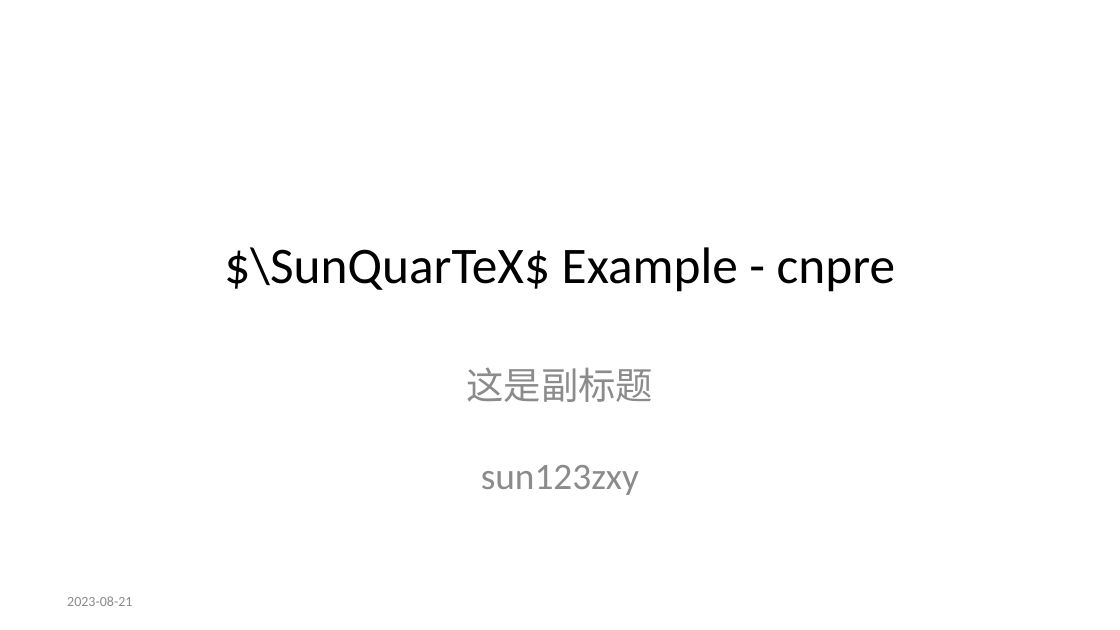
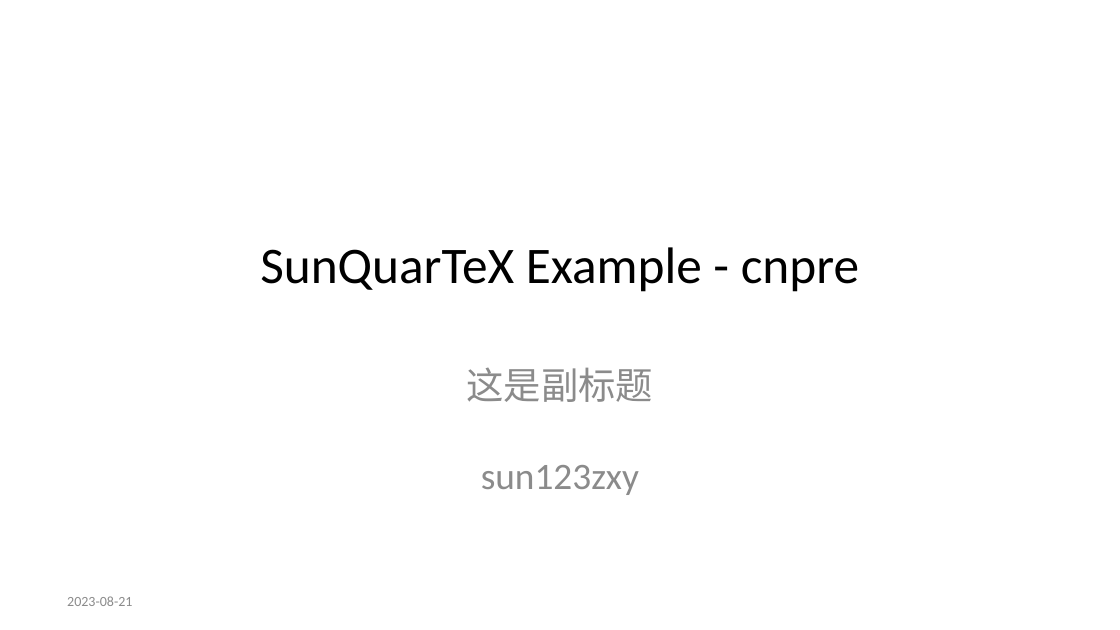
Before and after one commit to sun123zxy/sunquartex, a slide deck: slide 1 of examples/cnpre.pptx. Drawn at 1120x630 pixels with LibreOffice and Linux fonts; fonts in the diff are those of the drawing. Boxes give left, top, right and bottom in pixels: in the first picture for what was removed or moved away, otherwise in the second. Text is boxed around its words. In the diff, an @@ line names an element or a change of style, - is before the commit and + after.

```diff
--- a/examples/cnpre.pptx
+++ b/examples/cnpre.pptx
@@ title at <box>260,247,859,292</box>: text changed @@
-$\SunQuarTeX$ Example - cnpre
+SunQuarTeX Example - cnpre
```
Also in this commit, not shown: 39 other files.
